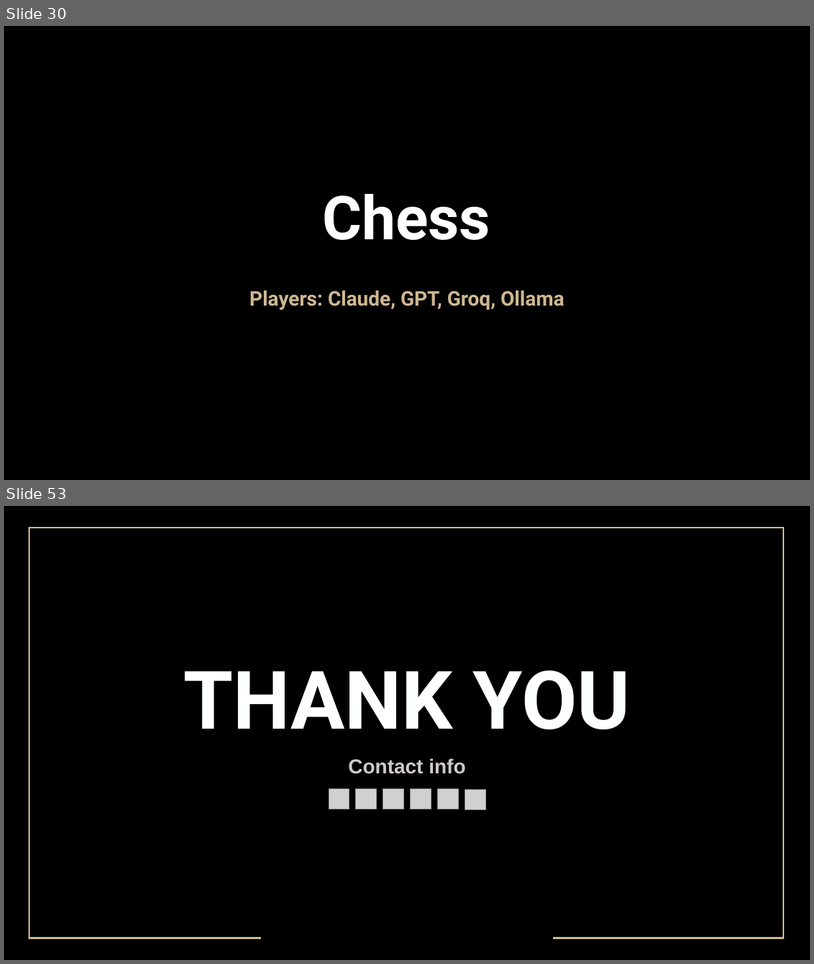
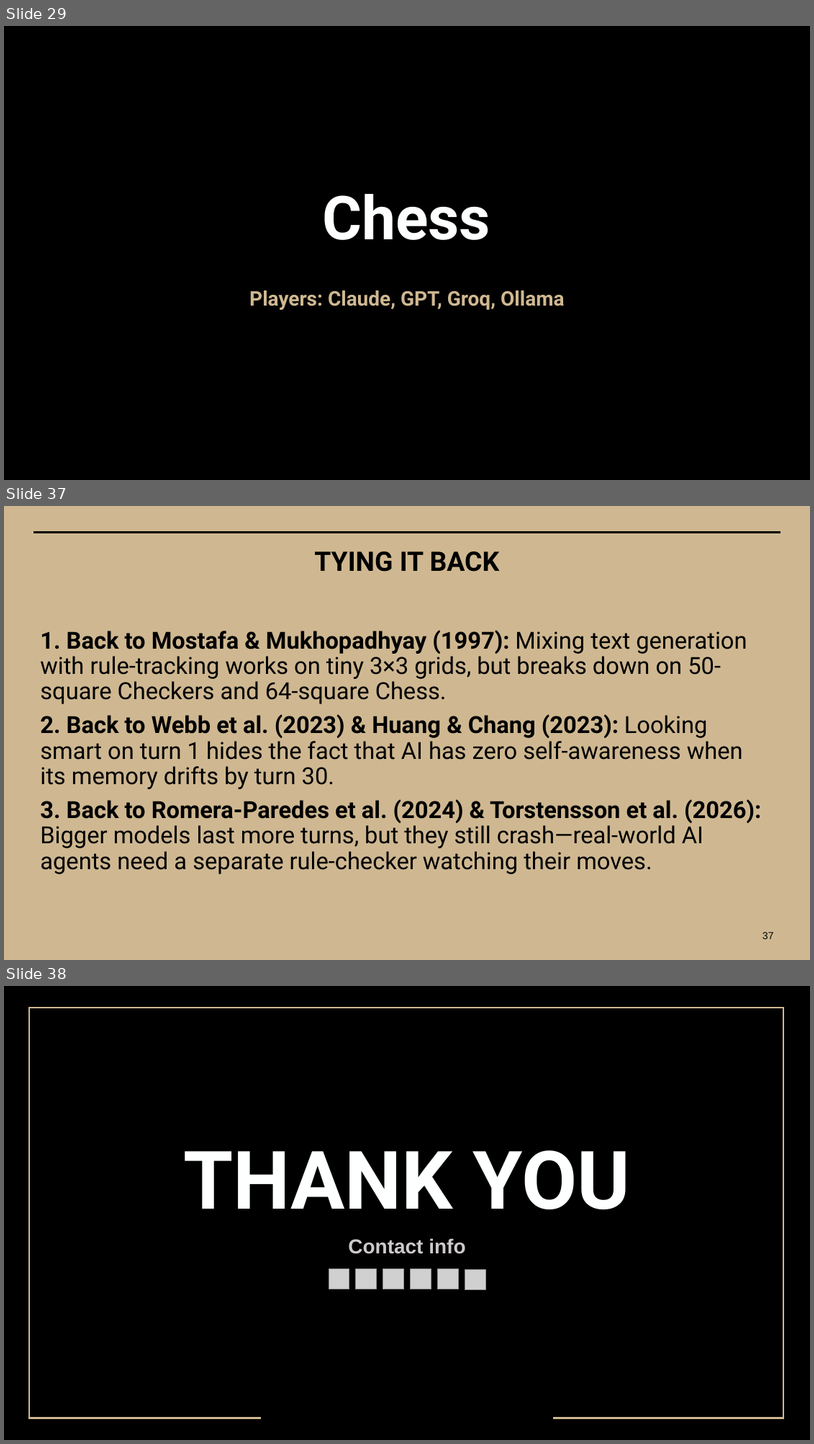
Before and after one commit to Brook-nimuit/AI_HALLUCINATION_CASCADE, a slide deck: PurdueUniversity-Presentation-Template-Widescreen-BrandFonts-2026.pptx/PurdueUniversity-Presentation-Template-Widescreen-BrandFonts-2026.pptx. Shown one above the other, each under a label of ours: slides 30 and 53 before the commit, slides 29, 37 and 38 after it; the slides between them are not shown. The pictures are 814x964 and 814x1444 pixels, drawn with LibreOffice and Linux fonts; fonts in the diff are those of the drawing; grey boxes stand for pictures; background and template pictures are left out. Boxes give left, top, right and bottom in pixels: in the first picture for what was removed or moved away, otherwise in the second. Text is boxed around its words. In the diff, an @@ line names an element or a change of style, - is before the commit and + after.

```diff
--- a/PurdueUniversity-Presentation-Template-Widescreen-BrandFonts-2026.pptx/PurdueUniversity-Presentation-Template-Widescreen-BrandFonts-2026.pptx
+++ b/PurdueUniversity-Presentation-Template-Widescreen-BrandFonts-2026.pptx/PurdueUniversity-Presentation-Template-Widescreen-BrandFonts-2026.pptx
@@ slide 37 added at (4, 506, 810, 960), background #CFB891 @@
@@ line added from (782, 532) to (34, 532), #000000 2.25 pt @@
@@ title added at (314, 551, 500, 572), 32 pt, text #000000, bold @@
+TYING IT BACK
@@ text added at (40, 630, 761, 874), 28 pt, text #000000 @@
+1. Back to Mostafa & Mukhopadhyay (1997): Mixing text generation with rule-tracking works on tiny 3×3 grids, but breaks down on 50-square Checkers and 64-square Chess.
+2. Back to Webb et al. (2023) & Huang & Chang (2023): Looking smart on turn 1 hides the fact that AI has zero self-awareness when its memory drifts by turn 30.
+3. Back to Romera-Paredes et al. (2024) & Torstensson et al. (2026): Bigger models last more turns, but they still crash—real-world AI agents need a separate rule-checker watching their moves.
@@ page number added at (763, 932, 774, 939), 12 pt, text #000000 @@
+37
@@ what was slide 30 is now slide 29 @@
@@ what was slide 53 is now slide 38 @@
```
Also in this commit, not shown: 10 slides changed, 7 other slides added, 24 slides removed, 16 other files.
